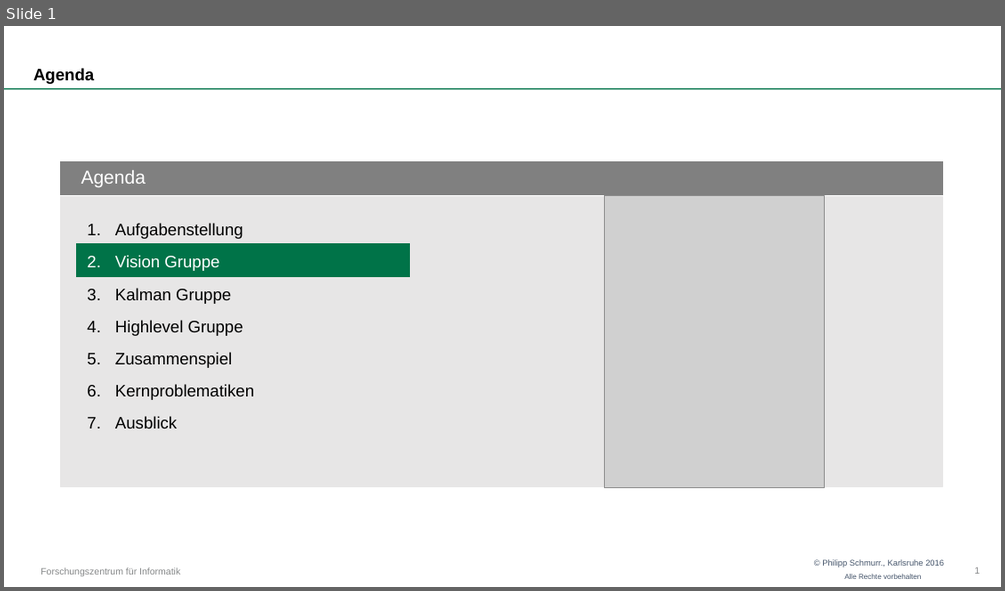
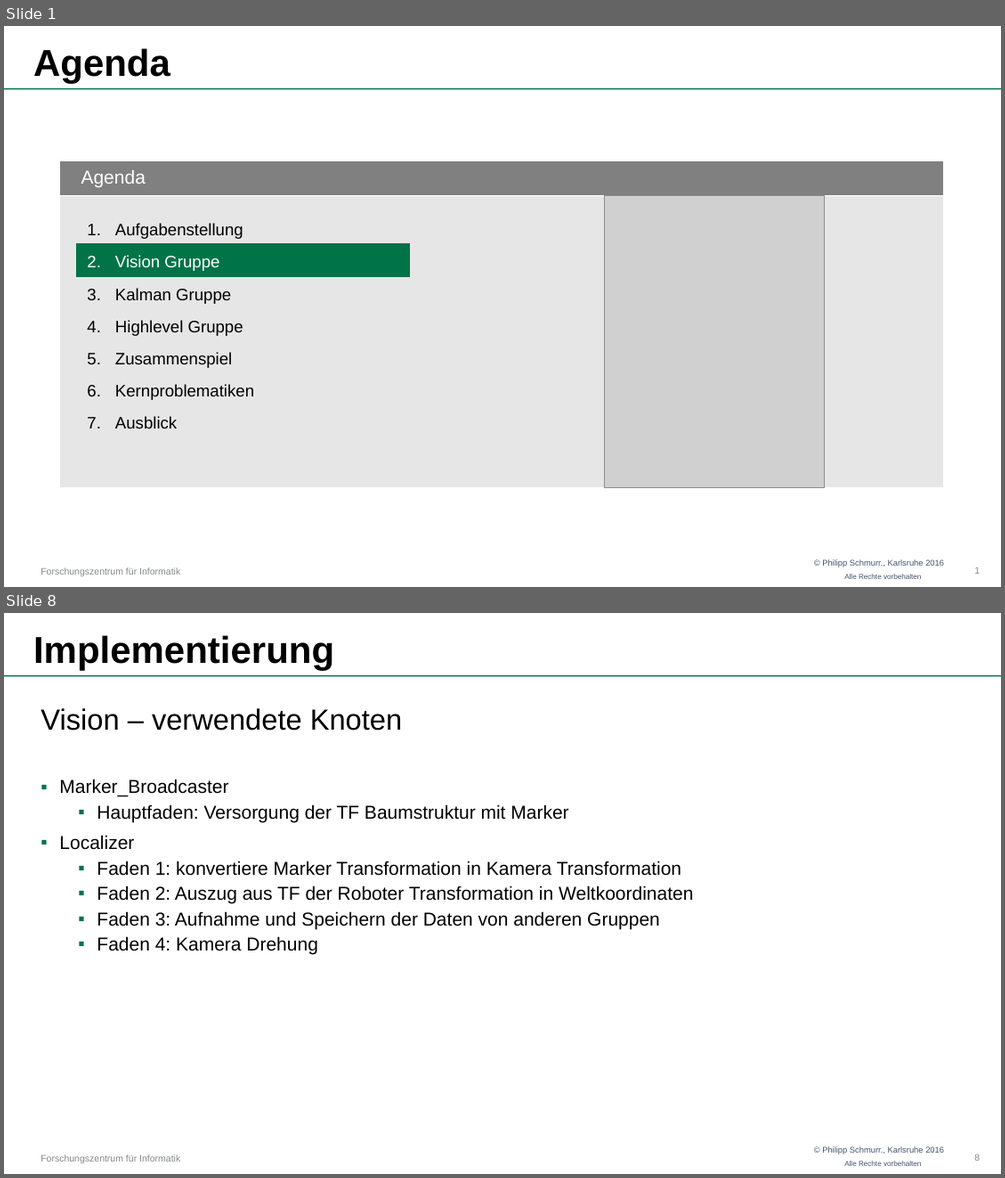
Before and after one commit to OtonoKakuei/robprak1516-documentation, a slide deck: robprak1516-presentation-vision.pptx. Shown one above the other, each under a label of ours: slide 1 before the commit, slides 1 and 8 after it; the slides between them are not shown. The pictures are 1005x591 and 1005x1178 pixels, drawn with LibreOffice and Linux fonts; fonts in the diff are those of the drawing; grey boxes stand for pictures; background and template pictures are left out. Boxes give left, top, right and bottom in pixels: in the first picture for what was removed or moved away, otherwise in the second. Text is boxed around its words. In the diff, an @@ line names an element or a change of style, - is before the commit and + after.

```diff
--- a/robprak1516-presentation-vision.pptx
+++ b/robprak1516-presentation-vision.pptx
@@ slide 8 added at <box>4,613,1001,1174</box>, background #FFFFFF; not listed: 4 template elements that a slide beside it also shows @@
@@ title added at <box>33,635,334,670</box>, 36 pt, text #000000, bold @@
+Implementierung
@@ text added at <box>40,708,693,955</box>, 18 pt, text #000000 @@
+Vision – verwendete Knoten
+▪ Marker_Broadcaster
+  ▪ Hauptfaden: Versorgung der TF Baumstruktur mit Marker
+▪ Localizer
+  ▪ Faden 1: konvertiere Marker Transformation in Kamera Transformation
+  ▪ Faden 2: Auszug aus TF der Roboter Transformation in Weltkoordinaten
+  ▪ Faden 3: Aufnahme und Speichern der Daten von anderen Gruppen
+  ▪ Faden 4: Kamera Drehung
@@ page number added at <box>974,1154,979,1160</box>, 9 pt, text #868889 @@
+8
@@ slide 1 changed as well @@
@@ title "Agenda" at <box>33,48,170,83</box>: size 16 to 36 pt @@
```
Also in this commit, not shown: 10 other slides added, 1 slide removed.
